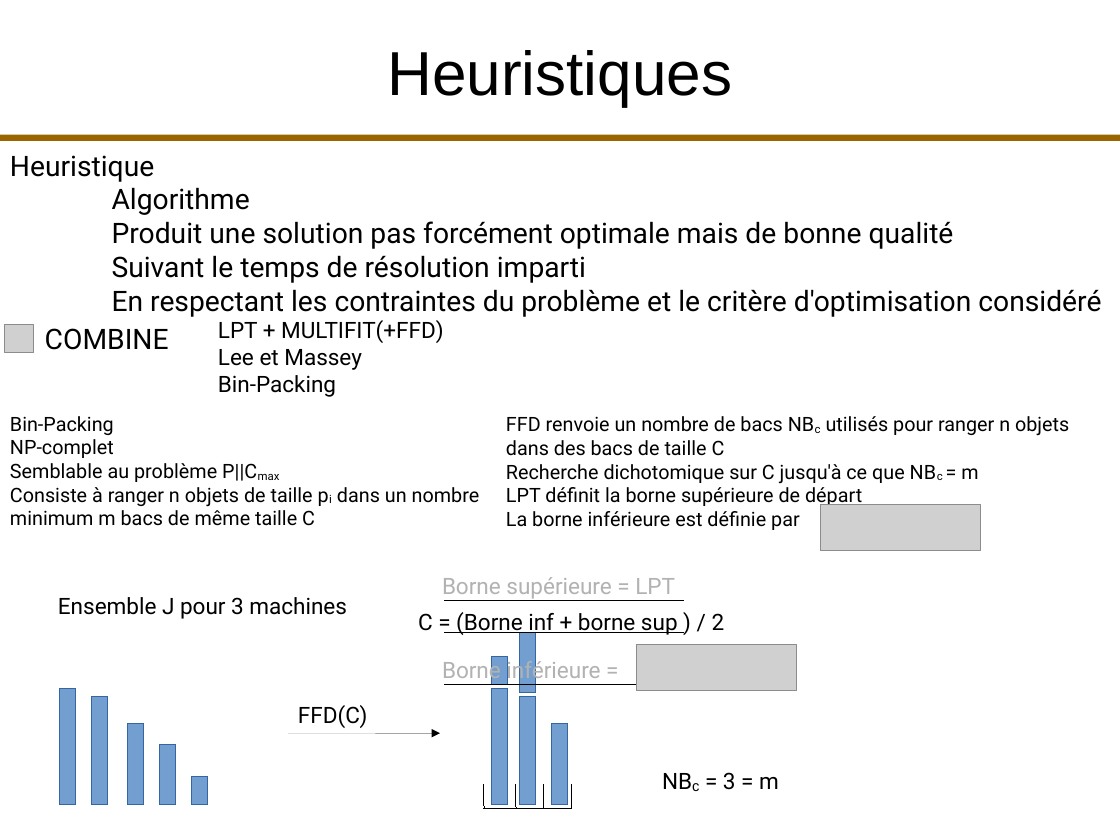
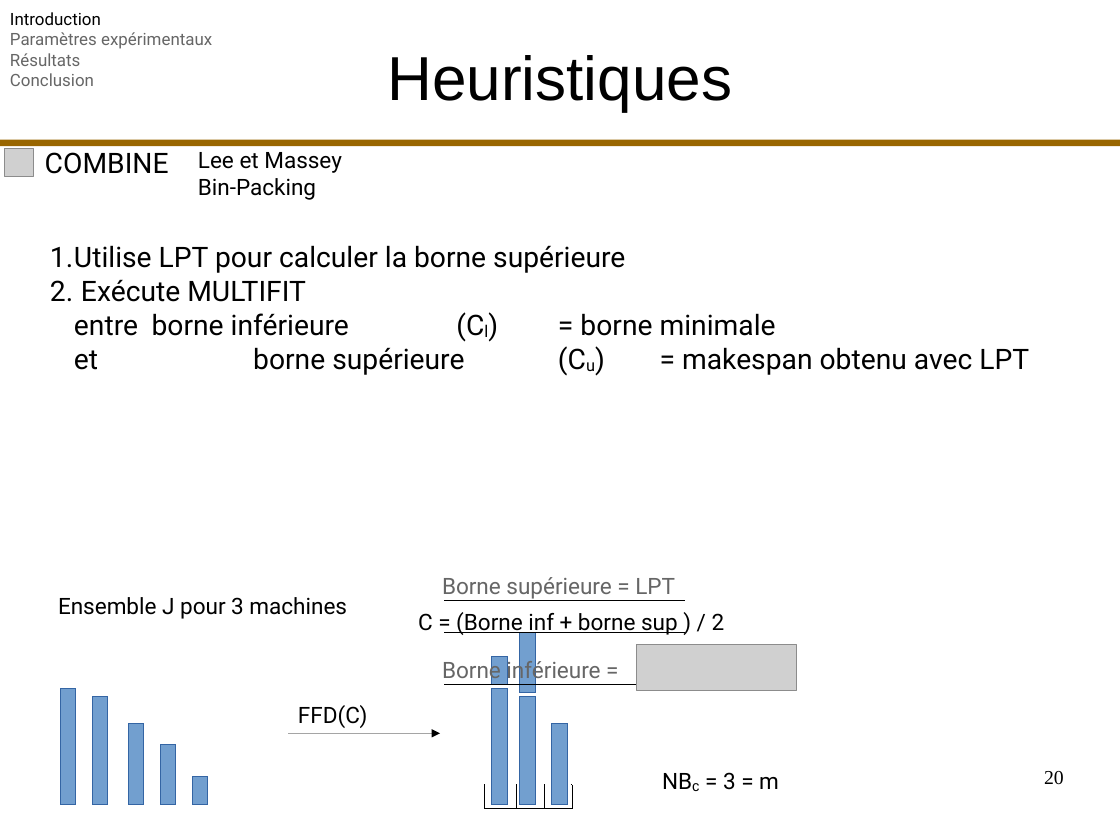
Before and after one commit to fColas68/eprLPT, a slide deck: slide 20 of presentation/presentation.odp (slide 18 before the commit). Drawn at 1120x840 pixels with LibreOffice and Linux fonts; fonts in the diff are those of the drawing; grey boxes stand for pictures. Boxes give left, top, right and bottom in pixels: in the first picture for what was removed or moved away, otherwise in the second. Text is boxed around its words. In the diff, an @@ line names an element or a change of style, - is before the commit and + after.

```diff
--- a/presentation/presentation.odp
+++ b/presentation/presentation.odp
@@ text added at [10,12,212,86], 12 pt, text #666666 @@
+Introduction
+Paramètres expérimentaux
+Résultats
+Conclusion
@@ title "Heuristiques": place and size @@
-title "Heuristiques" at [387,50,732,106]
+title "Heuristiques" at [387,55,732,111]
@@ line moved from (0, 138) - (1120, 138) to (0, 143) - (1120, 143) @@
@@ picture: place and size @@
-picture at [4,324,33,353]
+picture at [4,148,33,177]
@@ text "COMBINE": place and size @@
-text "COMBINE" at [45,328,169,350]
+text "COMBINE" at [45,152,169,174]
@@ text "Lee et Massey Bin-Packing": place and size @@
-text "Lee et Massey Bin-Packing" at [218,320,443,397]
+text "Lee et Massey Bin-Packing" at [198,152,342,200]
@@ text removed at [10,155,1101,317] @@
-Heuristique
-Algorithme
-Produit une solution pas forcément optimale mais de bonne qualité
-Suivant le temps de résolution imparti
-En respectant les contraintes du problème et le critère d'optimisation considéré
@@ text added at [50,245,1029,375], 20 pt, text #000000 @@
+1. Utilise LPT pour calculer la borne supérieure
+2. Exécute MULTIFIT
+   entre borne inférieure (Cl) = borne minimale
+   et borne supérieure (Cu) = makespan obtenu avec LPT
@@ text at [218,320,443,343]: paragraph removed @@
-LPT + MULTIFIT(+FFD)
@@ text removed at [10,416,480,526] @@
-Bin-Packing NP-complet
-Semblable au problème P||Cmax
-Consiste à ranger n objets de taille pi dans un nombre minimum m bacs de même taille C
@@ text removed at [506,416,1069,530] @@
-FFD renvoie un nombre de bacs NBc utilisés pour ranger n objets dans des bacs de taille C
-Recherche dichotomique sur C jusqu'à ce que NBc = m
-LPT définit la borne supérieure de départ
-La borne inférieure est définie par
@@ picture removed at [821,505,982,551] @@
@@ text "Borne supérieure = LPT" at [442,577,675,599]: text colour #B2B2B2 to #666666 @@
@@ text "Borne inférieure =" at [442,658,600,684]: text colour #B2B2B2 to #666666 @@
@@ page number added at [1044,771,1064,785], 14 pt, text #000000 @@
+20
```
Also in this commit, not shown: 72 other slides changed, 10 slides added, 12 slides removed.
